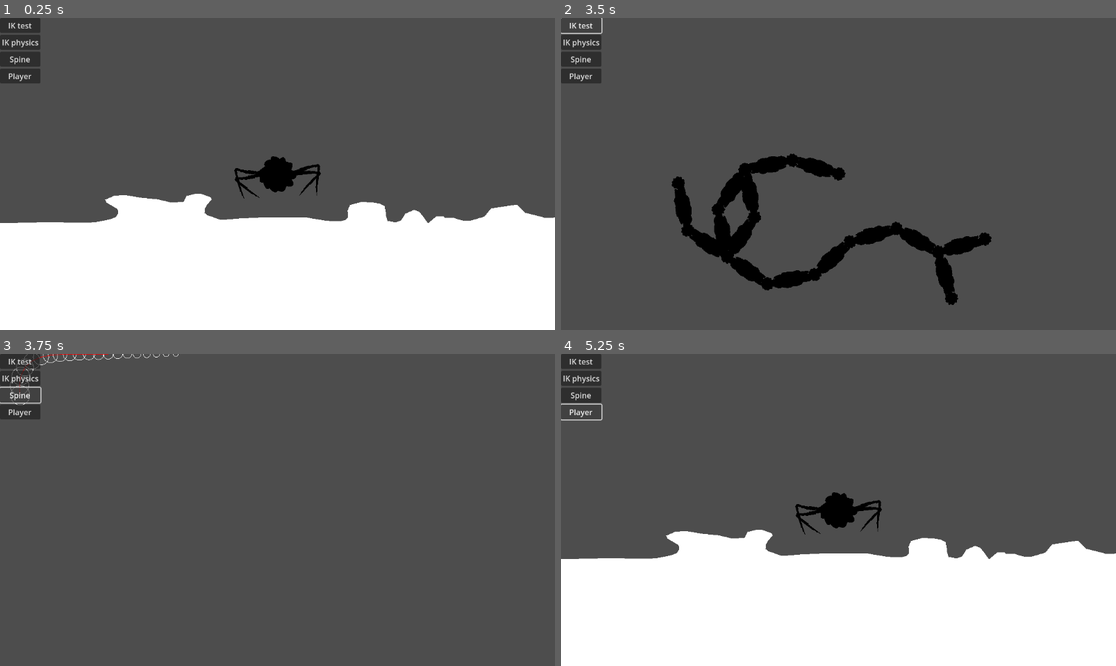
Above: before the commit, frames 1-4 (two rows, left to right).
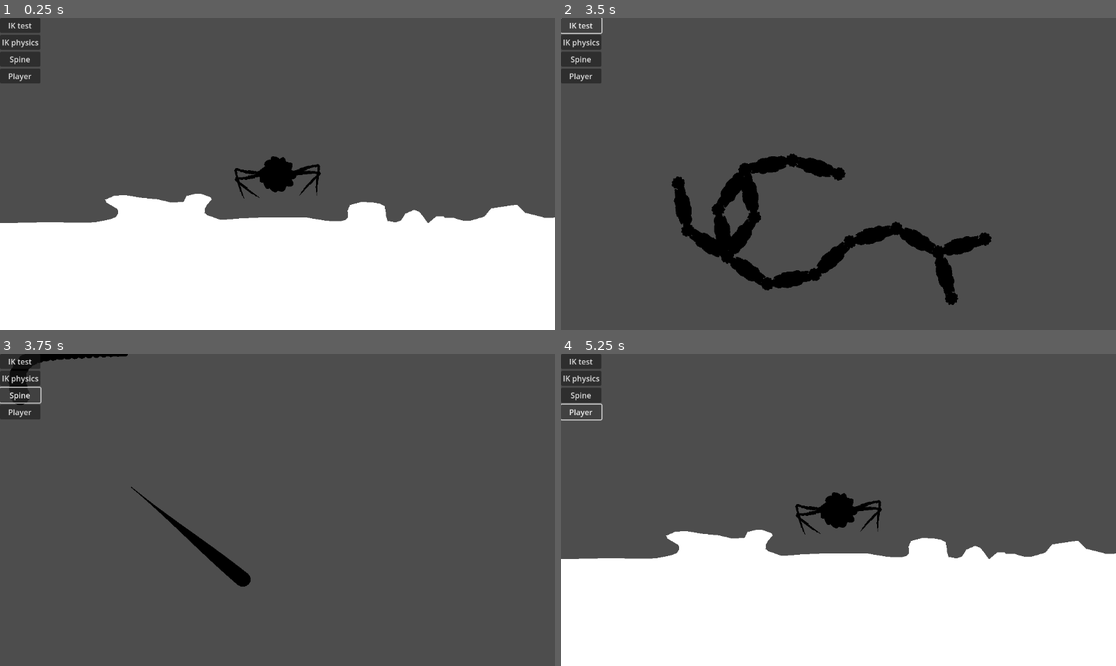
Above: after the commit, the same moments.

Repository: p4triko/CG-2025-Project-Procedural-Animation
Game: Godot game, scene res://scenes/player_testing.tscn
Two runs of this game, one before a commit and one after it. Both use one fixed random seed, a clock stepped at 60 frames per second and the inputs below.
Inputs:
- Up to frame 1 (0.25 s): no input
- Up to frame 2 (3.5 s): click "IK test" at 0.5 s; click "IK test" at 1.25 s; click "IK physics" at 2 s; click "IK test" at 2.75 s
- Up to frame 3 (3.75 s): click "Spine" at 3.5 s
- Up to frame 4 (5.25 s): click "IK test" at 4.25 s; click "Player" at 5 s

Frames 1-2 are identical in both runs. In frame 3, 1.5% of the frame differs, in the area x 1-46%, y 0-75%; in frame 4, nothing differs.

Commit message:
spider sprites, environment sprites and procedural tentacle implementation

Diff:
--- /dev/null
+++ b/scenes/art_test.tscn
@@ -0,0 +1,3 @@
+[gd_scene format=3 uid="uid://dn1g5r2aa8v2a"]
+
+[node name="Node2D" type="Node2D"]
--- /dev/null
+++ b/scenes/tentacle.tscn
@@ -0,0 +1,24 @@
+[gd_scene load_steps=4 format=3 uid="uid://d1valkcm8cbr1"]
+
+[ext_resource type="Script" uid="uid://rtcii0i3357j" path="res://scripts/tentacle.gd" id="1_spd53"]
+
+[sub_resource type="GDScript" id="GDScript_spd53"]
+
+[sub_resource type="Curve" id="Curve_tfhu0"]
+_data = [Vector2(0, 1), 0.0, 0.0, 0, 0, Vector2(1, 0.054253936), 0.0, 0.0, 0, 0]
+point_count = 2
+
+[node name="Root" type="Node2D"]
+script = SubResource("GDScript_spd53")
+
+[node name="Line2D" type="Line2D" parent="."]
+position = Vector2(504, 468)
+scale = Vector2(1.0368097, 1)
+points = PackedVector2Array(-2, -1, 121, -45)
+width = 30.0
+width_curve = SubResource("Curve_tfhu0")
+default_color = Color(0, 0, 0, 1)
+joint_mode = 2
+begin_cap_mode = 2
+end_cap_mode = 2
+script = ExtResource("1_spd53")
--- a/scenes/test_scene2.tscn
+++ b/scenes/test_scene2.tscn
@@ -1,7 +1,14 @@
-[gd_scene load_steps=2 format=3 uid="uid://dlx0w7jlmress"]
+[gd_scene load_steps=3 format=3 uid="uid://dlx0w7jlmress"]
 
 [ext_resource type="Script" uid="uid://bkimi84ca4v7p" path="res://scripts/spine.gd" id="1_g2r3l"]
+[ext_resource type="PackedScene" uid="uid://d1valkcm8cbr1" path="res://scenes/tentacle.tscn" id="2_at5ck"]
 
 [node name="Spine" type="Node2D"]
 script = ExtResource("1_g2r3l")
-segment_length = 20
+segment_length = 15
+follow_strength = 0.92
+
+[node name="Tentacle" parent="." instance=ExtResource("2_at5ck")]
+position = Vector2(465, 133)
+rotation = -3.1219385
+scale = Vector2(1.048337, 1.0275731)
--- a/scripts/spine.gd
+++ b/scripts/spine.gd
@@ -4,6 +4,7 @@
 @export var segment_length = 10 # how far apart the points are
 @export var follow_strength = 0.85 # for smoothing, how quickly each point moves toward its target position
 @export var iterations = 3
+@export var debug_draw = false
 
 var pts: Array[Vector2] = [] # store every point as 2d vector, [0] being the head
 var segment_widths: Array[float] = []
@@ -47,8 +48,16 @@
 	queue_redraw()
 
 func _draw():
+
 	for i in range(segment_count):
-		draw_circle(pts[i], segment_widths[i], Color.WHITE, false)
+		draw_circle(pts[i], segment_widths[i], Color.BLACK, true)
 
 	for i in range(1, segment_count):
-		draw_line(pts[i - 1], pts[i], Color.RED)
+		draw_line(pts[i - 1], pts[i], Color.BLACK, 10.0)
+
+	if debug_draw:
+		for i in range(segment_count):
+			draw_circle(pts[i], segment_widths[i], Color.WHITE, false)
+
+		for i in range(1, segment_count):
+			draw_line(pts[i - 1], pts[i], Color.RED)
--- /dev/null
+++ b/scripts/tentacle.gd
@@ -0,0 +1,53 @@
+extends Line2D
+
+
+var base_position: Vector2 = global_position
+var max_length = 300.0
+
+var _segments: Array[Vector2] = []
+var _segment_lengths: Array[float] = []
+
+@export var ik_iterations: int = 3
+@export var num__segments: int = 30
+
+func _ready():
+	clear_points()
+	var segment_len = max_length / num__segments
+
+	for i in range(num__segments + 1):
+		_segments.append(base_position)
+
+		add_point(to_local(base_position))
+
+		if i < num__segments:
+			_segment_lengths.append(segment_len)
+
+
+func _process(_delta: float) -> void:
+	var mouse_pos: Vector2 = get_global_mouse_position()
+
+	var direction: Vector2 = mouse_pos - base_position
+	var dist: float = direction.length()
+
+	if dist > max_length:
+		mouse_pos = base_position + direction.normalized() * max_length
+
+	solve_ik(mouse_pos)
+
+	for i in range(_segments.size()):
+		set_point_position(i, to_local(_segments[i]))
+
+func solve_ik(target_pos: Vector2) -> void:
+	_segments[-1] = target_pos
+
+	for _iter in range(ik_iterations):
+		for i in range(num__segments - 1, -1, -1):
+			var vec: Vector2 = _segments[i] - _segments[i + 1]
+			var direction: Vector2 = vec.normalized()
+			_segments[i] = _segments[i + 1] + direction * _segment_lengths[i]
+
+	_segments[0] = base_position
+	for i in range(num__segments):
+		var vec: Vector2 = _segments[i + 1] - _segments[i]
+		var direction: Vector2 = vec.normalized()
+		_segments[i + 1] = _segments[i] + direction * _segment_lengths[i]
Binary file added: assets/sprites/rock.png
Not shown, added: assets/sprites/rock.png.import
Binary file added: assets/sprites/rock2.png
Not shown, added: assets/sprites/rock2.png.import
Binary file added: assets/sprites/slab.png
Not shown, added: assets/sprites/slab.png.import
Binary file added: assets/sprites/spider3.png
Not shown, added: assets/sprites/spider3.png.import
Binary file added: assets/sprites/spider4white.png
Not shown, added: assets/sprites/spider4white.png.import
Binary file added: assets/sprites/spider5difshape.png
Not shown, added: assets/sprites/spider5difshape.png.import
(and 1 more such lines)
